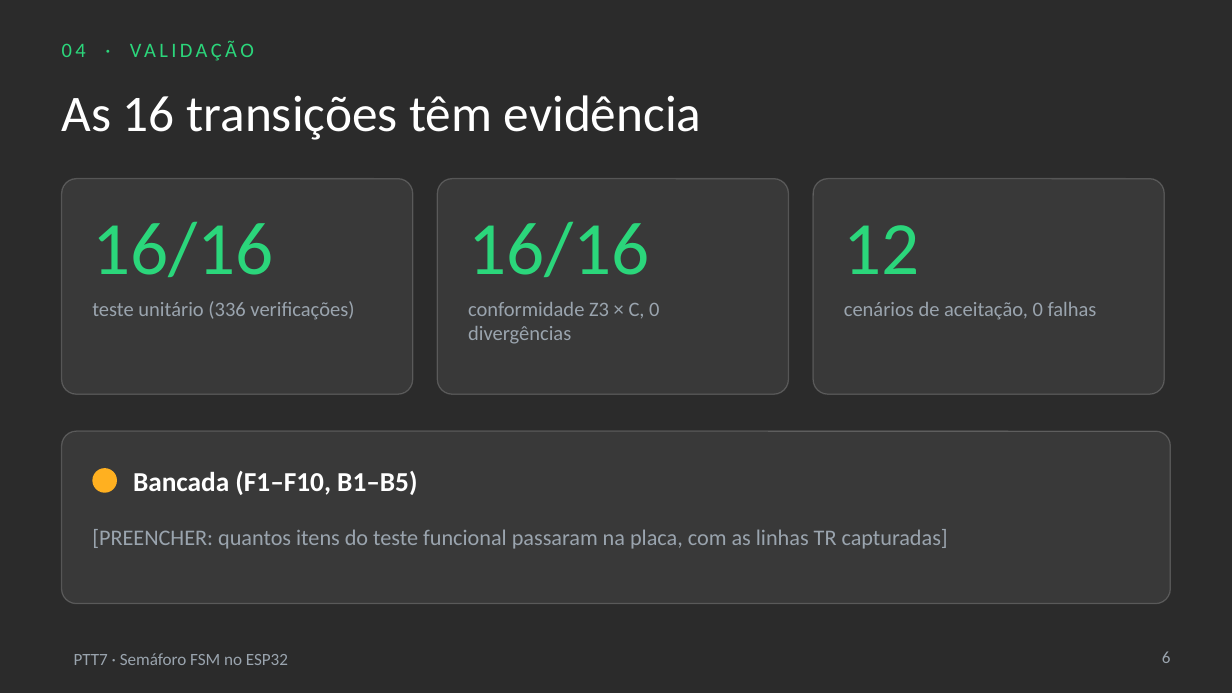
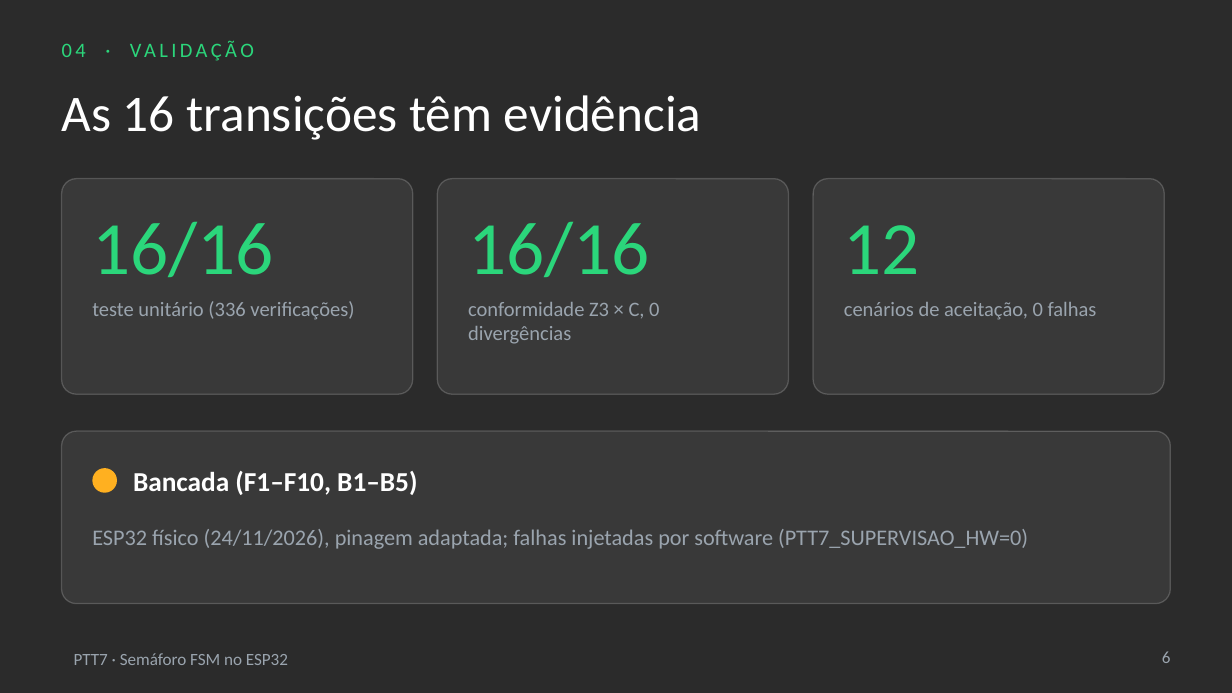
Before and after one commit to MatheusOrange211/ptt7-semaforo-fsm, a slide deck: slide 6 of docs/entrega/final/slides_apresentacao_final.pptx. Drawn at 1232x693 pixels with LibreOffice and Linux fonts; fonts in the diff are those of the drawing; background and template pictures are left out; a plain dark background stands for a picture behind light text. Boxes give left, top, right and bottom in pixels: in the first picture for what was removed or moved away, otherwise in the second. Text is boxed around its words. In the diff, an @@ line names an element or a change of style, - is before the commit and + after.

Commit message:
Resultados de bancada 24/11: Q3 completo, Q2 exploratório
- Logs brutos da bancada física ESP32 (falha1-4, s1_lat) e saída original de analysis/out
- Evidência consolidada em docs/validacao/evidencias/resultados_bancada_2026-11-24.md
- Q3: 200/200 injeções convergiram ao estado seguro; recuperação 200/200
- Q2: protocolo não atendido (0/30 válidas de T4); evidência exploratória (LREC mediana 14 us, n=23)
  e latência lógica de T4 (1 passo em 4002/4002 casos, tests/test_t4_latencia_logica.c)
- app_config.h: pinagem da montagem física e comentários de jumpers (16->33, 17->32), supervisão HW=0
- analyze.py: leitura robusta de descartes.csv e separação de registros LAT controlados/incidentais
- Relatório técnico, matriz, manual, bancada, especificação, roteiro e slides finais atualizados

```diff
--- a/docs/entrega/final/slides_apresentacao_final.pptx
+++ b/docs/entrega/final/slides_apresentacao_final.pptx
@@ text at <box>92,529,1028,549</box>: text changed @@
-[PREENCHER: quantos itens do teste funcional passaram na placa, com as linhas TR capturadas]
+ESP32 físico (24/11/2026), pinagem adaptada; falhas injetadas por software (PTT7_SUPERVISAO_HW=0)
```
Also in this commit, not shown: 4 other slides changed, 28 other files.
